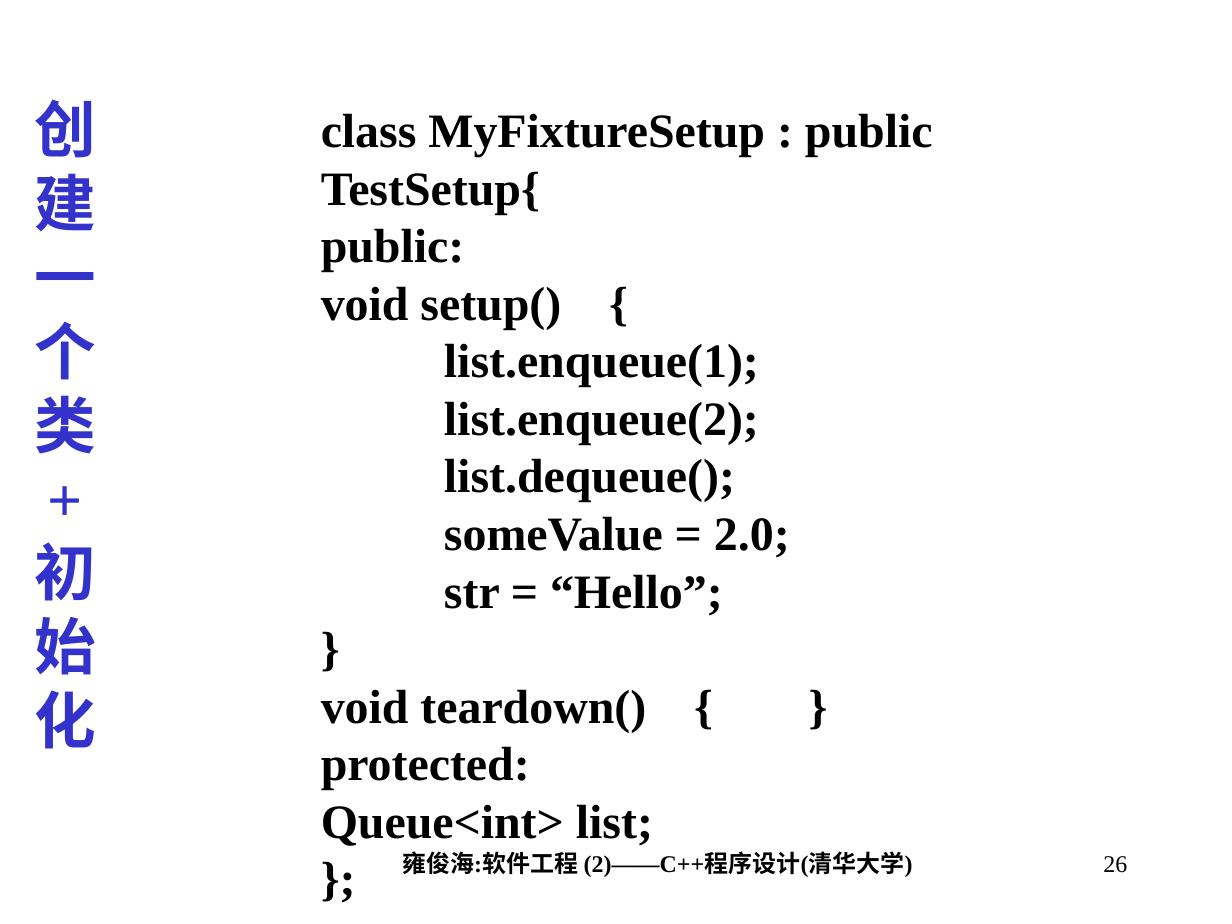
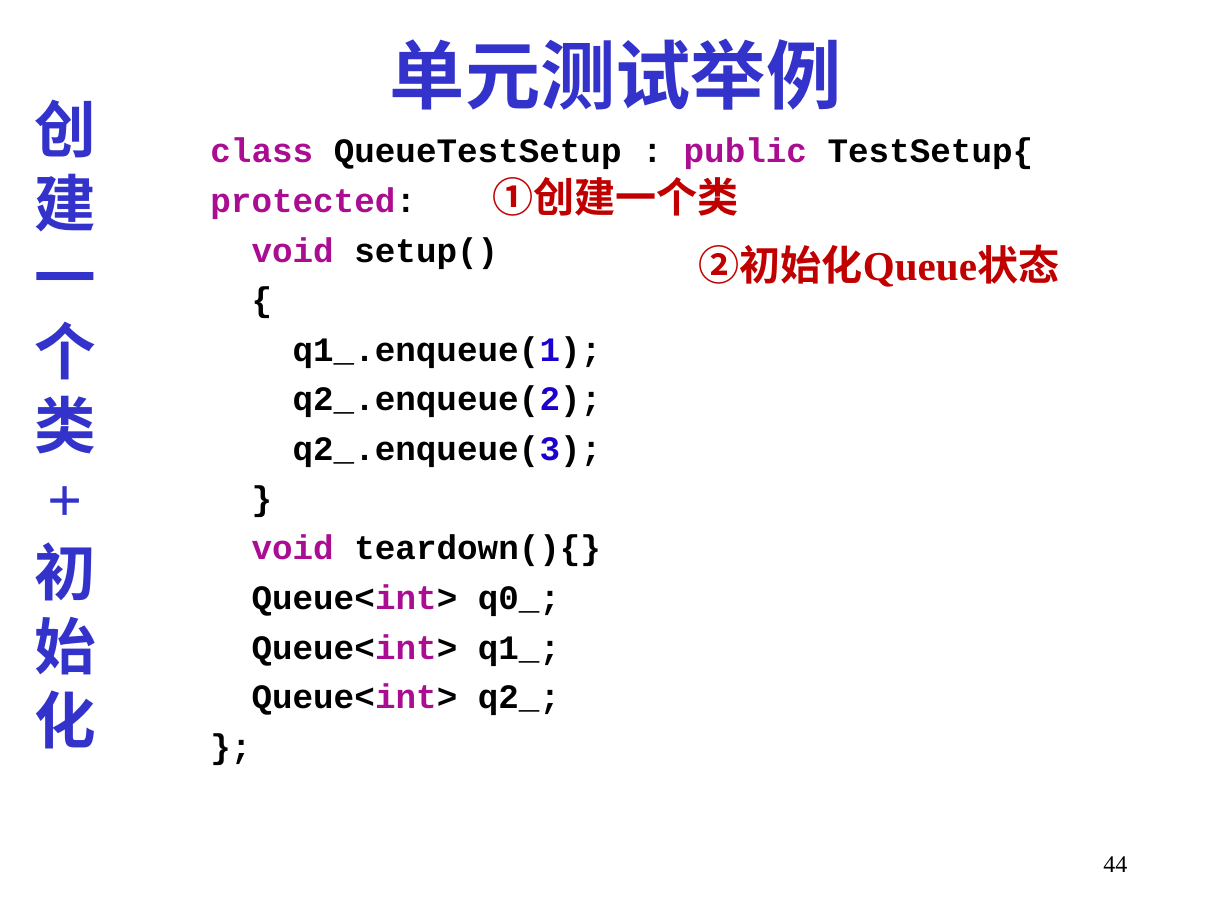
Before and after one commit to Moirai7/GTestLite, a slide deck: slide 44 of 第14讲_程序调试与验证.ppt (slide 26 before the commit). Drawn at 1232x924 pixels with LibreOffice and Linux fonts; fonts in the diff are those of the drawing. Boxes give left, top, right and bottom in pixels: in the first picture for what was removed or moved away, otherwise in the second. Text is boxed around its words. In the diff, an @@ line names an element or a change of style, - is before the commit and + after.

```diff
--- a/第14讲_程序调试与验证.ppt
+++ b/第14讲_程序调试与验证.ppt
@@ text added at (390,38,842,110), 44 pt, text #3333CC, bold @@
+单元测试举例
@@ text "class QueueTestSetup : public TestSetup{": place and size @@
-text "class QueueTestSetup : public TestSetup{" at (321,113,933,846)
+text "class QueueTestSetup : public TestSetup{" at (210,137,1034,715)
@@ text "class QueueTestSetup : public TestSetup{" at (210,137,1034,715): size 28 to 20 pt, font Times New Roman to Courier New in "}", "};"; more space between paragraphs @@
@@ text at (210,137,1034,467): text changed; size 28 to 20 pt; font Times New Roman to Courier New @@
-class MyFixtureSetup : public TestSetup{
-public:
-void setup() {
-list.enqueue(1);
-list.enqueue(2);
-list.dequeue();
-someValue = 2.0;
-str = “Hello”;
+class QueueTestSetup : public TestSetup{
+protected:
+void setup()
+{
+q1_.enqueue(1);
+q2_.enqueue(2);
+q2_.enqueue(3);
@@ text added at (493,177,739,216), 24 pt, text #C00000, bold @@
+①创建一个类
@@ text added at (699,244,1059,287), 24 pt, text #C00000, bold @@
+②初始化Queue状态
@@ text at (252,534,601,715): text changed; size 28 to 20 pt; font Times New Roman to Courier New @@
-void teardown() { }
-protected:
-Queue<int> list;
+void teardown(){}
+Queue<int> q0_;
+Queue<int> q1_;
+Queue<int> q2_;
@@ text removed at (402,851,913,877) @@
-雍俊海:软件工程 (2)——C++程序设计(清华大学)
@@ page number at (1103,856,1127,872): text changed @@
-26
+44
```
Also in this commit, not shown: 30 other slides changed, 50 slides added, 3 slides removed, 20 other files.
